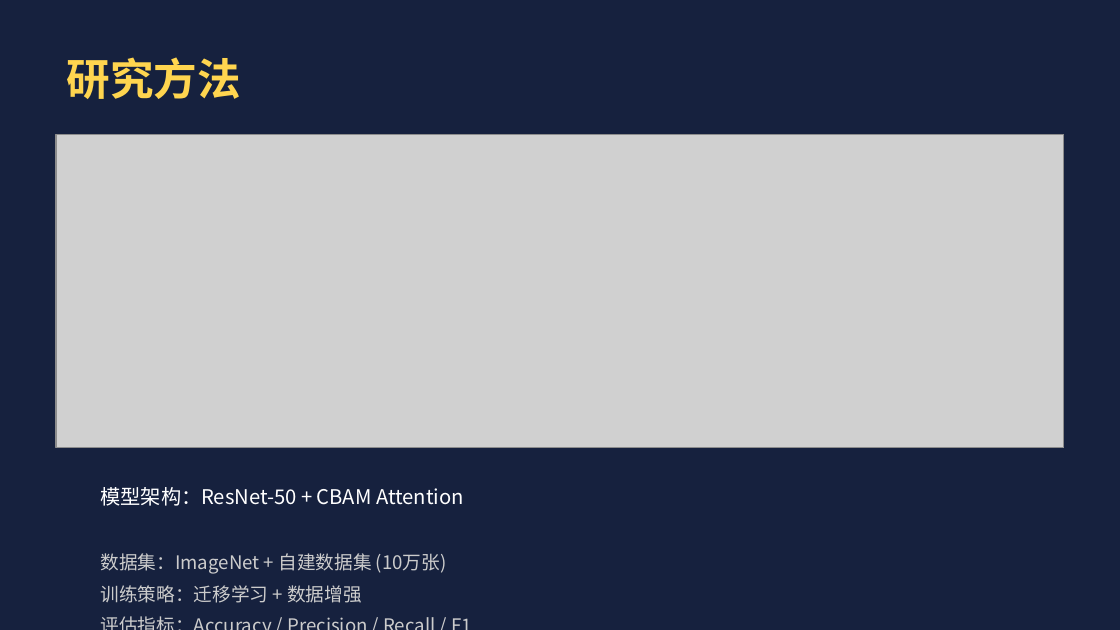
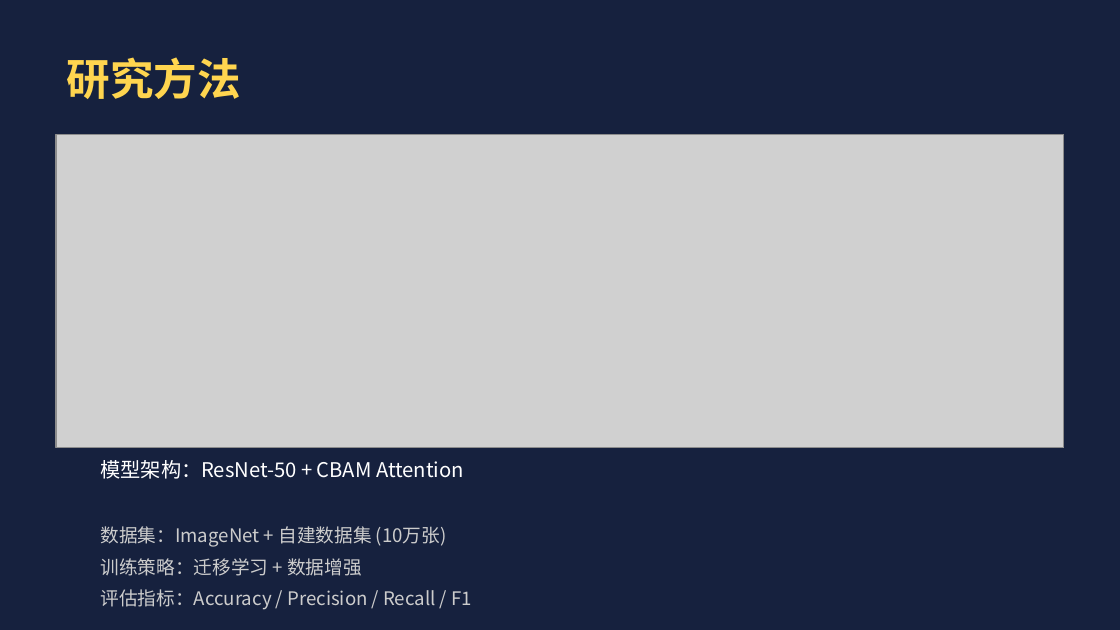
Before and after one commit to lzf-DG/zhili-cup, a slide deck: slide 3 of pre-master-app/public/assets/test-presentation.pptx. Drawn at 1120x630 pixels with LibreOffice and Linux fonts; fonts in the diff are those of the drawing; grey boxes stand for pictures. Boxes give left, top, right and bottom in pixels: in the first picture for what was removed or moved away, otherwise in the second. Text is boxed around its words. In the diff, an @@ line names an element or a change of style, - is before the commit and + after.

```diff
--- a/pre-master-app/public/assets/test-presentation.pptx
+++ b/pre-master-app/public/assets/test-presentation.pptx
@@ text "模型架构：ResNet-50 + CBAM Attention" rewrapped from (101, 487, 464, 603) to (101, 460, 472, 610) @@
```
Also in this commit, not shown: 1 other slide changed, 8 other files.
